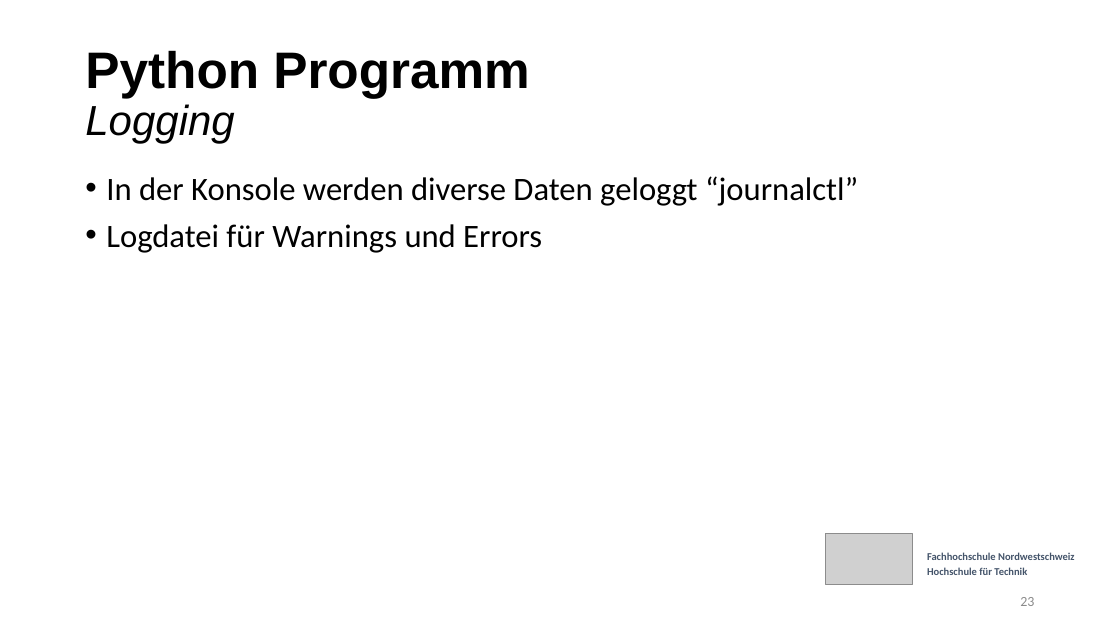
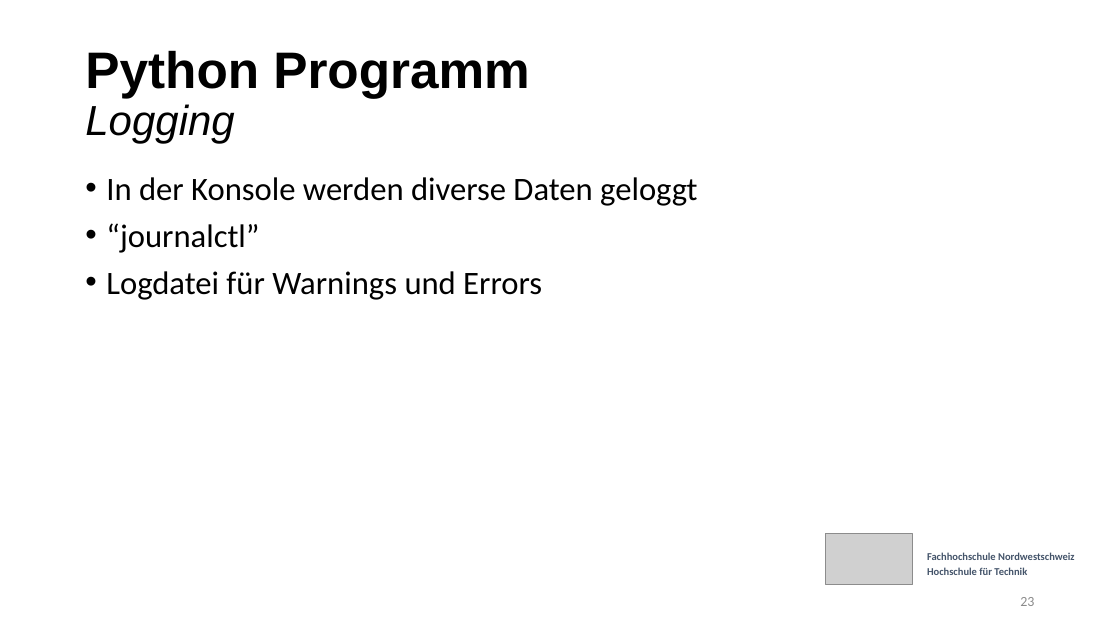
Before and after one commit to etiiiR/FHNW_Wettermonitor, a slide deck: slide 23 of Powerpoint v3.pptx. Drawn at 1120x630 pixels with LibreOffice and Linux fonts; fonts in the diff are those of the drawing; grey boxes stand for pictures. Boxes give left, top, right and bottom in pixels: in the first picture for what was removed or moved away, otherwise in the second. Text is boxed around its words. In the diff, an @@ line names an element or a change of style, - is before the commit and + after.

```diff
--- a/Powerpoint v3.pptx
+++ b/Powerpoint v3.pptx
@@ text at (106,177,697,253): text changed @@
-• In der Konsole werden diverse Daten geloggt “journalctl”
+• In der Konsole werden diverse Daten geloggt
+• “journalctl”
```
Also in this commit, not shown: 2 other slides changed.
